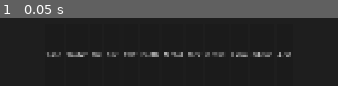
Above: before the commit, frame 1.
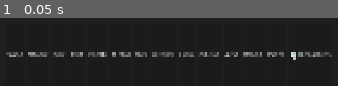
Above: after the commit, the same moment.

Repository: OmarSaez/Sandbox-game
Game: Godot game, scene res://scenes/main/main_scene.tscn
Same seed, same stepped clock (60 frames per second), same inputs: the game is played once before the commit and once after it.
Inputs:
- Up to frame 1 (0.05 s): no input

The runs differ from the first frame. In frame 1, 5.3% of the frame differs, in the area x 1-99%, y 50-62%.

Commit message:
Se agrega menu de desastres naturales y se agrega las tormentas

Diff:
--- a/sandbox/scripts/sandbox/material.gd
+++ b/sandbox/scripts/sandbox/material.gd
@@ -24,7 +24,12 @@
 
 	# Interactions
 	ACID = 1 << 14,
-	ANTI_ACID = 1 << 15
+	ANTI_ACID = 1 << 15,
+
+	# Burn Products
+	BURN_SMOKE = 1 << 16,
+	BURN_COAL = 1 << 17,
+	BURN_NONE = 1 << 18
 }
 
 @export var name: String = "Material"
--- a/sandbox/scripts/sandbox/sandbox_grid.gd
+++ b/sandbox/scripts/sandbox/sandbox_grid.gd
@@ -16,6 +16,7 @@
 var material_colors_raw = PackedColorArray()
 var material_tags_raw = PackedInt32Array()
 var selected_material: int = 1
+var current_weather: int = 0 # 0=Off, 1=Light, 2=Med, 3=Storm
 
 # Display
 @onready var texture_rect: TextureRect = $Display
@@ -35,16 +36,16 @@
 	color_buffer.resize(grid_width * grid_height * 4)
 	charge_array.resize(grid_width * grid_height)
 
-	material_colors_raw.resize(15)
-	material_tags_raw.resize(15)
+	material_colors_raw.resize(20)
+	material_tags_raw.resize(20)
 
 	# Setup materials
 	_register_material(0, Color(0, 0, 0, 0), SandboxMaterial.Tags.NONE)
 	_register_material(1, Color.KHAKI, SandboxMaterial.Tags.POWDER | SandboxMaterial.Tags.SOLID | SandboxMaterial.Tags.GRAV_NORMAL)
 	_register_material(2, Color.SKY_BLUE, SandboxMaterial.Tags.LIQUID | SandboxMaterial.Tags.GRAV_NORMAL | SandboxMaterial.Tags.CONDUCTOR)
 	_register_material(3, Color.ORANGE_RED, SandboxMaterial.Tags.INCENDIARY | SandboxMaterial.Tags.GRAV_STATIC)
-	# Oil (Normal gravity + Flammable)
-	_register_material(4, Color.DARK_SLATE_GRAY, SandboxMaterial.Tags.LIQUID | SandboxMaterial.Tags.FLAMMABLE | SandboxMaterial.Tags.GRAV_NORMAL)
+	# Petroleum (Dark Purple + Flammable)
+	_register_material(4, Color("#2F0E4F"), SandboxMaterial.Tags.LIQUID | SandboxMaterial.Tags.FLAMMABLE | SandboxMaterial.Tags.GRAV_NORMAL | SandboxMaterial.Tags.BURN_SMOKE)
 
 	# TNT (Static + Explosive + Electric Activated)
 	_register_material(5, Color.RED, SandboxMaterial.Tags.SOLID | SandboxMaterial.Tags.EXPLOSIVE | SandboxMaterial.Tags.ELECTRIC_ACTIVATED | SandboxMaterial.Tags.GRAV_STATIC)
@@ -72,6 +73,18 @@
 
 	# Acid (Neon Green + Melts things)
 	_register_material(13, Color("#39FF14"), SandboxMaterial.Tags.LIQUID | SandboxMaterial.Tags.ACID | SandboxMaterial.Tags.GRAV_NORMAL)
+
+	# Coal (Brazas - Dark Brown/Black)
+	_register_material(14, Color("#1A1110"), SandboxMaterial.Tags.SOLID | SandboxMaterial.Tags.FLAMMABLE | SandboxMaterial.Tags.GRAV_STATIC | SandboxMaterial.Tags.BURN_SMOKE | SandboxMaterial.Tags.INCENDIARY)
+
+	# Smoke (Light Gray Gas)
+	_register_material(15, Color(0.7, 0.7, 0.7, 0.5), SandboxMaterial.Tags.GAS | SandboxMaterial.Tags.GRAV_UP | SandboxMaterial.Tags.BURN_NONE)
+
+	# Wood (Strong Brown)
+	_register_material(16, Color("#5D3A1A"), SandboxMaterial.Tags.FLAMMABLE | SandboxMaterial.Tags.GRAV_STATIC | SandboxMaterial.Tags.BURN_COAL | SandboxMaterial.Tags.SOLID)
+
+	# Cloud (Whity Gray Gas)
+	_register_material(17, Color(0.9, 0.9, 0.9, 0.8), SandboxMaterial.Tags.GAS | SandboxMaterial.Tags.GRAV_UP)
 
 	# Fill with empty
 	cells.fill(0)
@@ -86,7 +99,7 @@
 	var controls = get_parent().get_node("UI/Controls")
 	controls.get_node("SandBtn").pressed.connect(func(): selected_material = 1)
 	controls.get_node("WaterBtn").pressed.connect(func(): selected_material = 2)
-	controls.get_node("OilBtn").pressed.connect(func(): selected_material = 4)
+	controls.get_node("OilBtn").visible = false # Remplazado por Petróleo
 	controls.get_node("FireBtn").pressed.connect(func(): selected_material = 3)
 
 	# New buttons
@@ -98,6 +111,37 @@
 	_add_button("Lava", 11)
 	_add_button("Obisid", 12)
 	_add_button("Acid", 13)
+	_add_button("Wood", 16)
+	_add_button("Petro", 4)
+
+	# DISASTER MENU
+	_setup_disaster_ui()
+
+func _setup_disaster_ui():
+	var ui_root = get_parent().get_node("UI")
+	var main_controls = ui_root.get_node("Controls")
+
+	# Create a disaster toggle button
+	var disaster_btn = Button.new()
+	disaster_btn.text = "🌪️ Desastres"
+	main_controls.add_child(disaster_btn)
+
+	# Submenu container
+	var sub_menu = HBoxContainer.new()
+	sub_menu.visible = false
+	ui_root.add_child(sub_menu)
+	sub_menu.position = Vector2(0, get_viewport_rect().size.y - 300) # Above main UI
+
+	disaster_btn.pressed.connect(func(): sub_menu.visible = !sub_menu.visible)
+
+	# Add weather options
+	var options = ["Off", "Lluvia Ligera", "Moderada", "Tormenta ⚡"]
+	for i in range(options.size()):
+		var btn = Button.new()
+		btn.text = options[i]
+		var level = i
+		btn.pressed.connect(func(): current_weather = level)
+		sub_menu.add_child(btn)
 
 func _add_button(text, mat_id):
 	var btn = Button.new()
@@ -120,8 +164,42 @@
 	# Simulation
 	_step_simulation()
 
+	# Weather system
+	_process_weather()
+
 	# Render
 	_update_texture()
+
+func _process_weather():
+	if current_weather == 0: return
+
+	# Always spawn some clouds at the top if weather is active
+	for i in range(5):
+		_set_cell(randi() % grid_width, 1, 17)
+
+	# Spawn rain based on intensity
+	var rain_chance = 0.05 if current_weather == 1 else (0.2 if current_weather == 2 else 0.5)
+	if randf() < rain_chance:
+		# Spawn multiple droplets based on level
+		for i in range(current_weather * 2):
+			_set_cell(randi() % grid_width, 5 + randi() % 5, 2) # Spawn Water
+
+	# Lightning in Storm (Level 3)
+	if current_weather == 3 and randf() < 0.01: # Rare but impactful
+		_strike_lightning()
+
+func _strike_lightning():
+	var lx = randi() % grid_width
+	# Trace a bolt from top to first solid/liquid or bottom
+	for ly in range(0, grid_height):
+		var target_id = _get_cell(lx, ly)
+		# Ignite everything in the bolt path
+		_set_cell(lx, ly, 9) # Deploy Electricity!
+		# If we hit something non-empty, stop bolt and create small explosion
+		# NEW: Ignore rain (2) so it hits the ground
+		if target_id > 0 and target_id != 17 and target_id != 15 and target_id != 2:
+			_explode(lx, ly, 5) # Small localized explosion
+			break
 
 func _draw_circle(cx, cy, radius, mat_id):
 	for y in range(-radius, radius):
@@ -224,14 +302,14 @@
 		_swap_cells(x, y, x, next_y)
 		return
 
-	# Try diagonals (only for powder and liquids)
-	if (tags & (SandboxMaterial.Tags.POWDER | SandboxMaterial.Tags.LIQUID)):
+	# Try diagonals (only for powder, liquids and gases)
+	if (tags & (SandboxMaterial.Tags.POWDER | SandboxMaterial.Tags.LIQUID | SandboxMaterial.Tags.GAS)):
 		var side = 1 if randf() > 0.5 else -1
 		if _get_cell(x + side, next_y) == 0:
 			_swap_cells(x, y, x + side, next_y)
 		elif _get_cell(x - side, next_y) == 0:
 			_swap_cells(x, y, x - side, next_y)
-		elif (tags & SandboxMaterial.Tags.LIQUID):
+		elif (tags & (SandboxMaterial.Tags.LIQUID | SandboxMaterial.Tags.GAS)):
 			if _get_cell(x + side, y) == 0:
 				_swap_cells(x, y, x + side, y)
 			elif _get_cell(x - side, y) == 0:
@@ -256,9 +334,21 @@
 func _process_interactions(x, y, idx, mat_id, tags):
 	# Fire/Heat interaction
 	if (tags & SandboxMaterial.Tags.INCENDIARY):
-		# ONLY Fire (ID 3) vanishes over time. Lava (ID 11) is persistent.
+		# Fuego regular (Mat 3) desaparece rápido
 		if mat_id == 3:
 			if randf() < 0.1: _set_cell(x, y, 0)
+		# Lava (Mat 11) es persistente (no burnout aquí)
+		# Brasas (Mat 14) duran mucho (20-30 seg) y emiten chispas
+		elif mat_id == 14:
+			if randf() < 0.0006: # Burnout lento
+				_set_cell(x, y, 0)
+				if _get_cell(x, y - 1) == 0: _set_cell(x, y - 1, 15) # Deja humo
+			# Emisión de chispas de fuego
+			if randf() < 0.005:
+				var nx = x + randi_range(-1, 1)
+				var ny = y - 1
+				if _get_cell(nx, ny) == 0: _set_cell(nx, ny, 3)
+
 		_check_neighbors_for_reaction(x, y, true)
 
 	# ELECTRIC SEEDING: Only the Electricity MATERIAL creates new pulses in Metal
@@ -274,6 +364,11 @@
 	# PASS 4: Acid interaction (Melting things!)
 	if (tags & SandboxMaterial.Tags.ACID):
 		_check_neighbors_for_reaction(x, y, false)
+
+	# PASS 5: Universal Dissipation (Smoke, etc)
+	if mat_id == 15: # Smoke
+		if randf() < 0.001:
+			_set_cell(x, y, 0)
 
 func _trigger_electric_devices(x, y):
 	for ny in range(y - 1, y + 2):
@@ -316,7 +411,21 @@
 
 				if is_heat:
 					if (n_tags & SandboxMaterial.Tags.FLAMMABLE):
-						_set_cell(nx, ny, 3) # Spread fire
+						# Catch fire based on producer type
+						if randf() < 0.05: # Slow burning/transformation
+							if (n_tags & SandboxMaterial.Tags.BURN_COAL):
+								_set_cell(nx, ny, 14) # Become Coal
+							elif (n_tags & SandboxMaterial.Tags.BURN_SMOKE):
+								# Release smoke above if possible
+								if _get_cell(nx, ny - 1) == 0:
+									_set_cell(nx, ny - 1, 15)
+								# If it's Petroleum/Coal, eventually it disappears (turns to fire/nothing)
+								if randf() < 0.2: _set_cell(nx, ny, 3) # Turn to Fire briefly
+								else: _set_cell(nx, ny, 0)
+							elif (n_tags & SandboxMaterial.Tags.BURN_NONE):
+								_set_cell(nx, ny, 0)
+							else:
+								_set_cell(nx, ny, 3) # Default fire behavior
 					elif (n_tags & SandboxMaterial.Tags.EXPLOSIVE):
 						_set_cell(nx, ny, 7) # Prime TNT
 				else:
